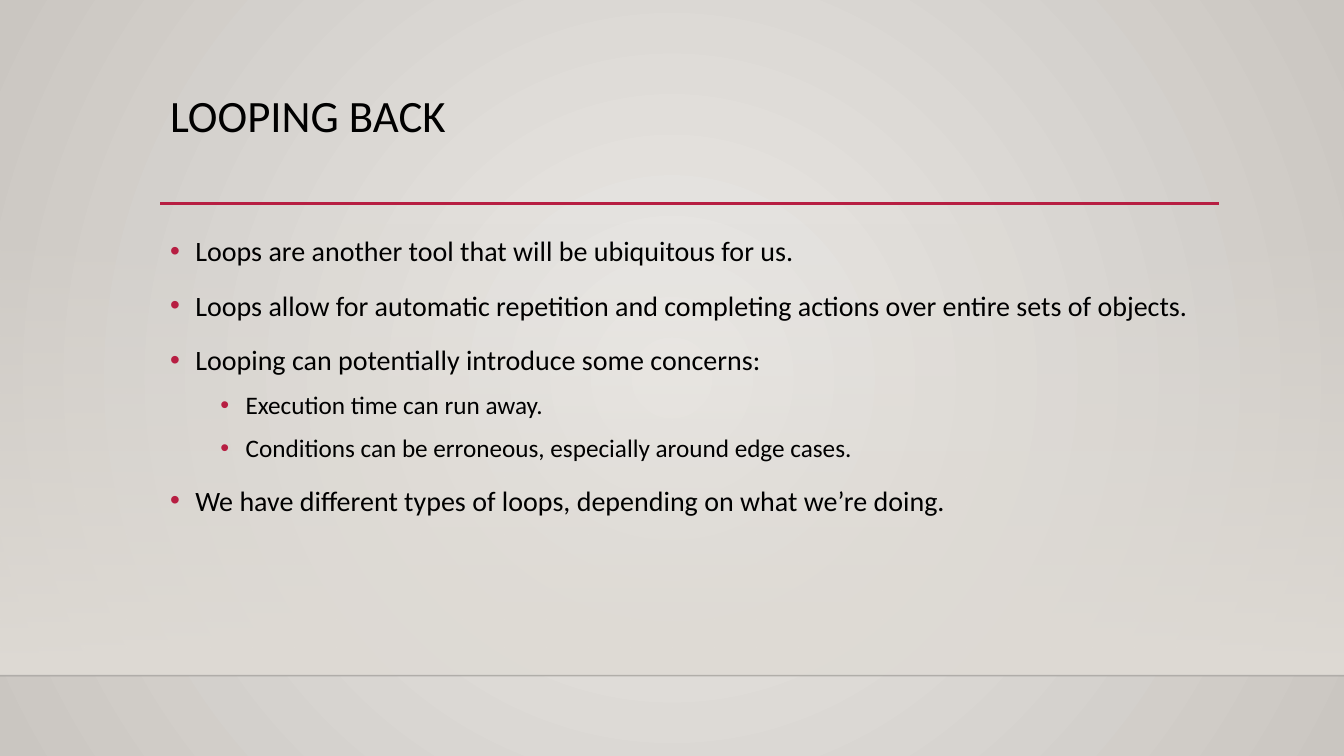
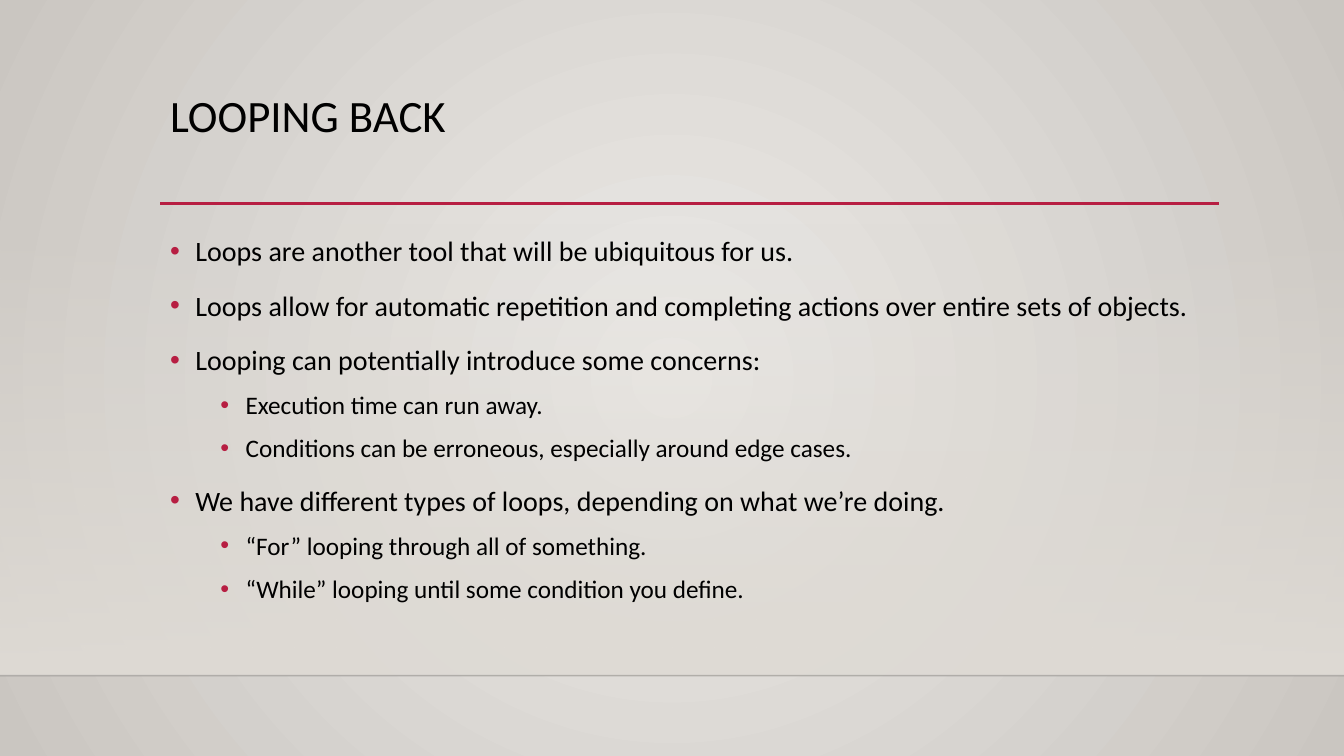
Before and after one commit to okohnkay/Programming_Basics_for_ML, a slide deck: slide 10 of course_material/slides/003_loops.pptx. Drawn at 1344x756 pixels with LibreOffice and Linux fonts; fonts in the diff are those of the drawing; background and template pictures are left out. Boxes give left, top, right and bottom in pixels: in the first picture for what was removed or moved away, otherwise in the second. Text is boxed around its words. In the diff, an @@ line names an element or a change of style, - is before the commit and + after.

```diff
--- a/course_material/slides/003_loops.pptx
+++ b/course_material/slides/003_loops.pptx
@@ text at [246, 537, 744, 603]: paragraphs added @@
+  • “For” looping through all of something.
+  • “While” looping until some condition you define.
```
Also in this commit, not shown: 1 other slide changed, 6 other files.
